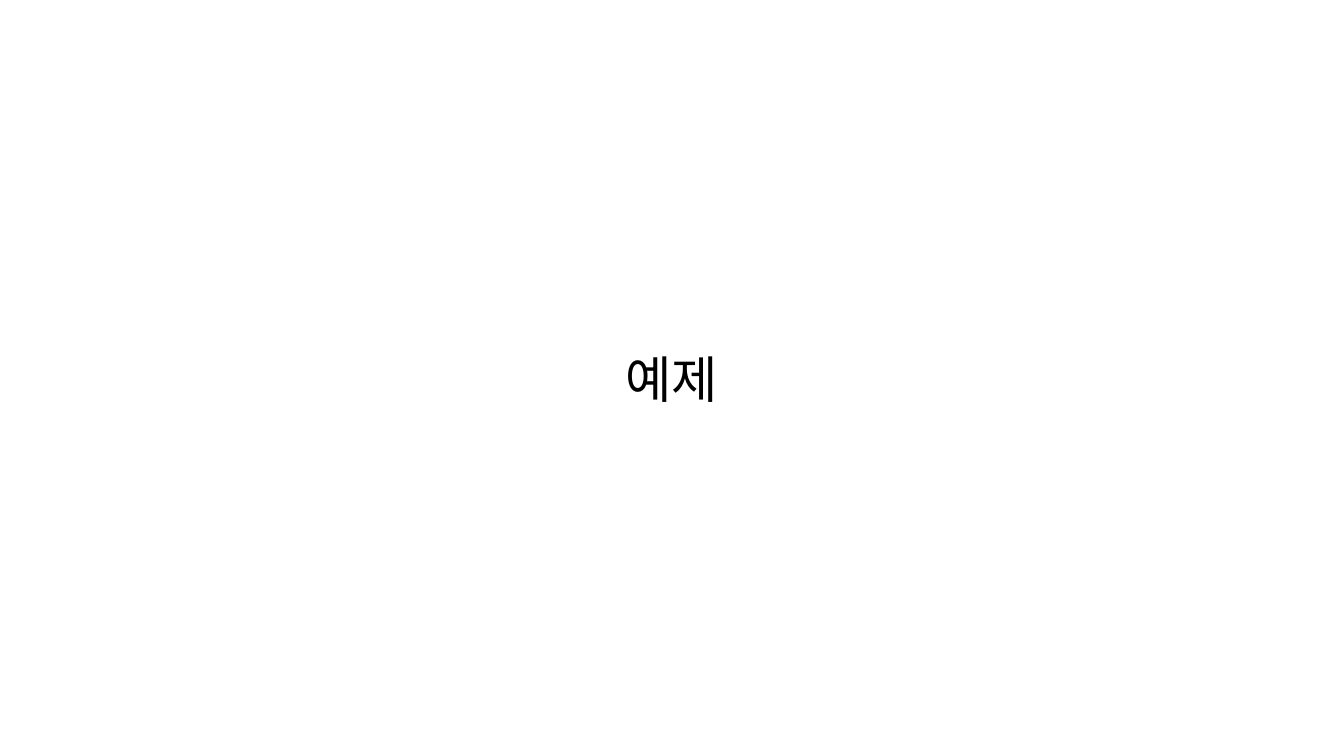
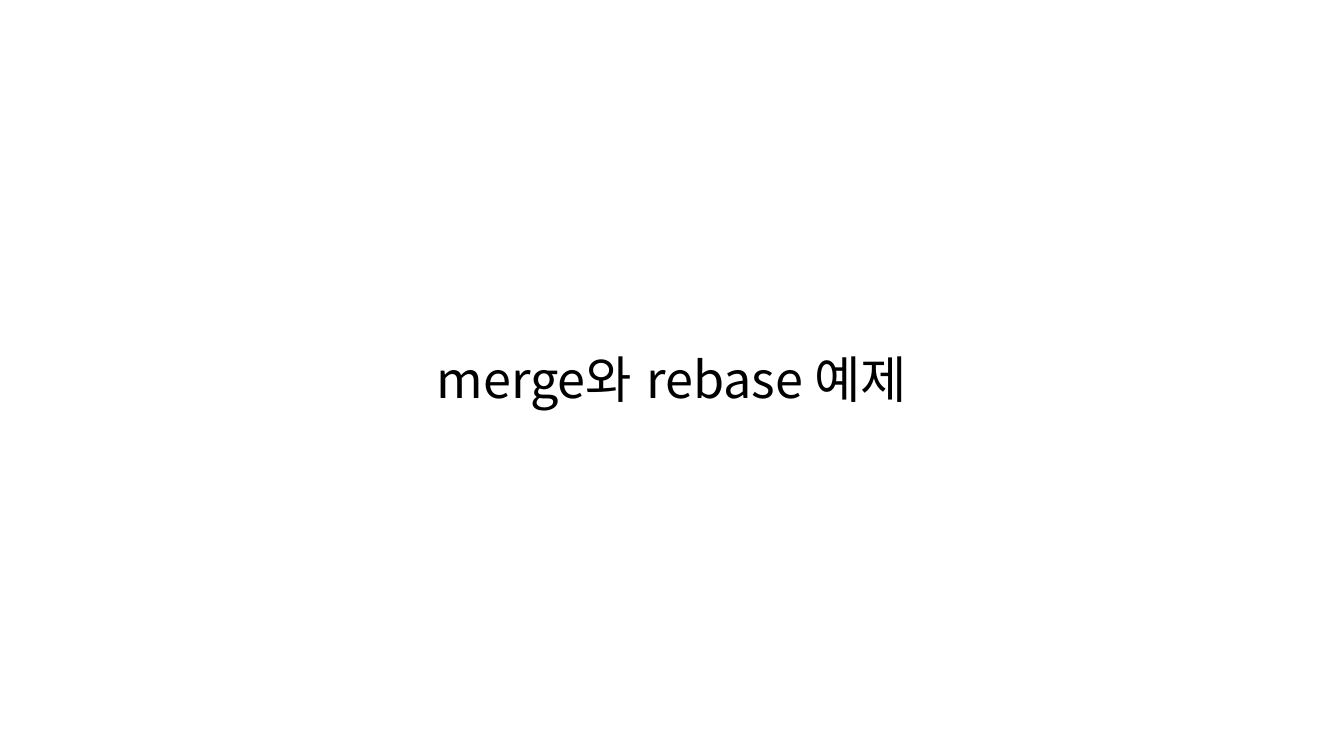
Before and after one commit to SeungHeeNoh/study_well, a slide deck: slide 6 of docs/9. rebase.pptx. Drawn at 1344x756 pixels with LibreOffice and Linux fonts; fonts in the diff are those of the drawing. Boxes give left, top, right and bottom in pixels: in the first picture for what was removed or moved away, otherwise in the second. Text is boxed around its words. In the diff, an @@ line names an element or a change of style, - is before the commit and + after.

Commit message:
study 자료 생성 > 9. rebase 자료 보강

```diff
--- a/docs/9. rebase.pptx
+++ b/docs/9. rebase.pptx
@@ text at (x1=437, y1=356, x2=908, y2=411): text changed @@
-예제
+merge와 rebase 예제
```
Also in this commit, not shown: 5 other slides changed, 30 slides added.
